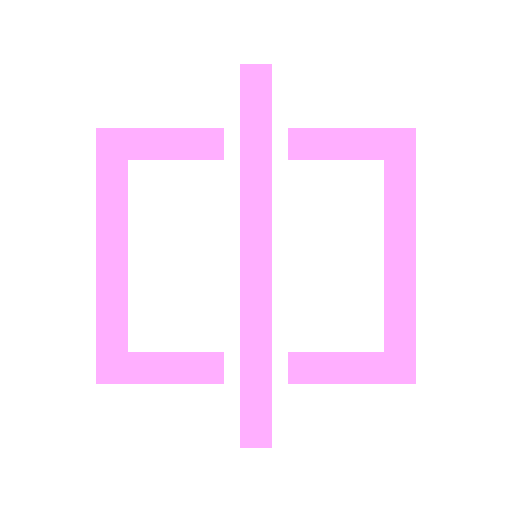
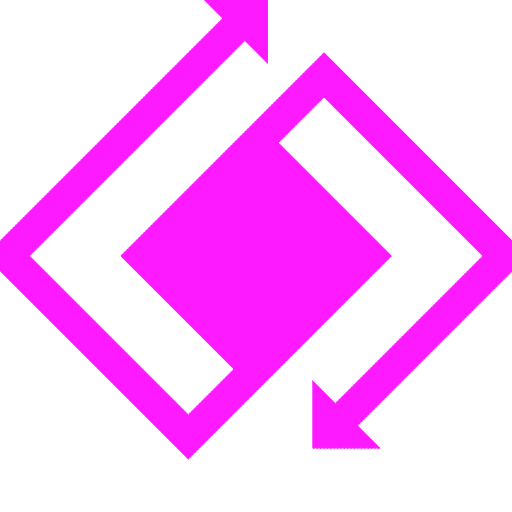
Two versions of the same layered image (512 × 512). Layer-by-layer changes:
added layer "Layer 9 copy 2" above "Layer 9 copy" over left=0, top=0, right=512, bottom=461
hid "Layer 4", painted on it over left=96, top=64, right=416, bottom=448
